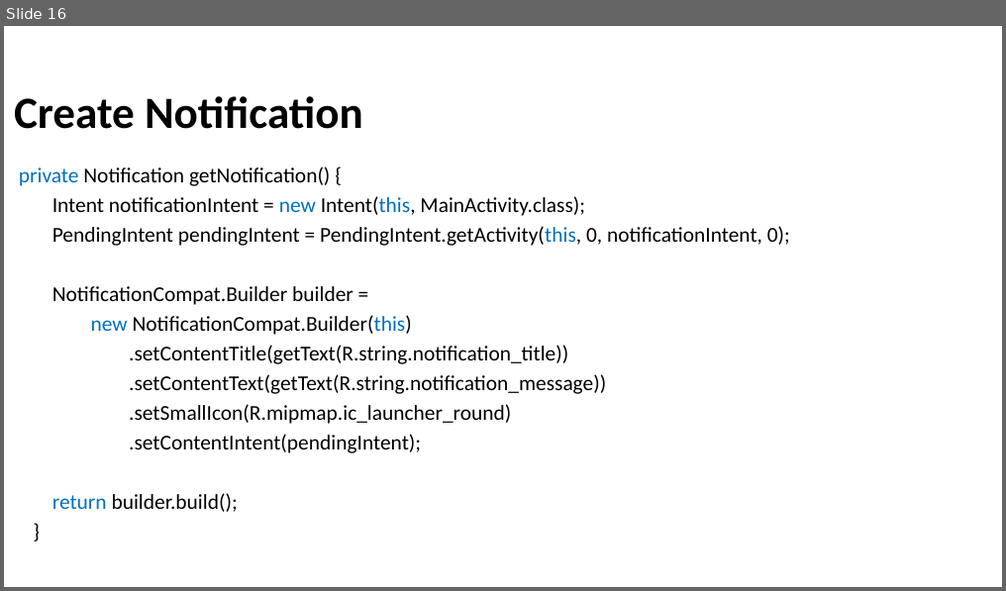
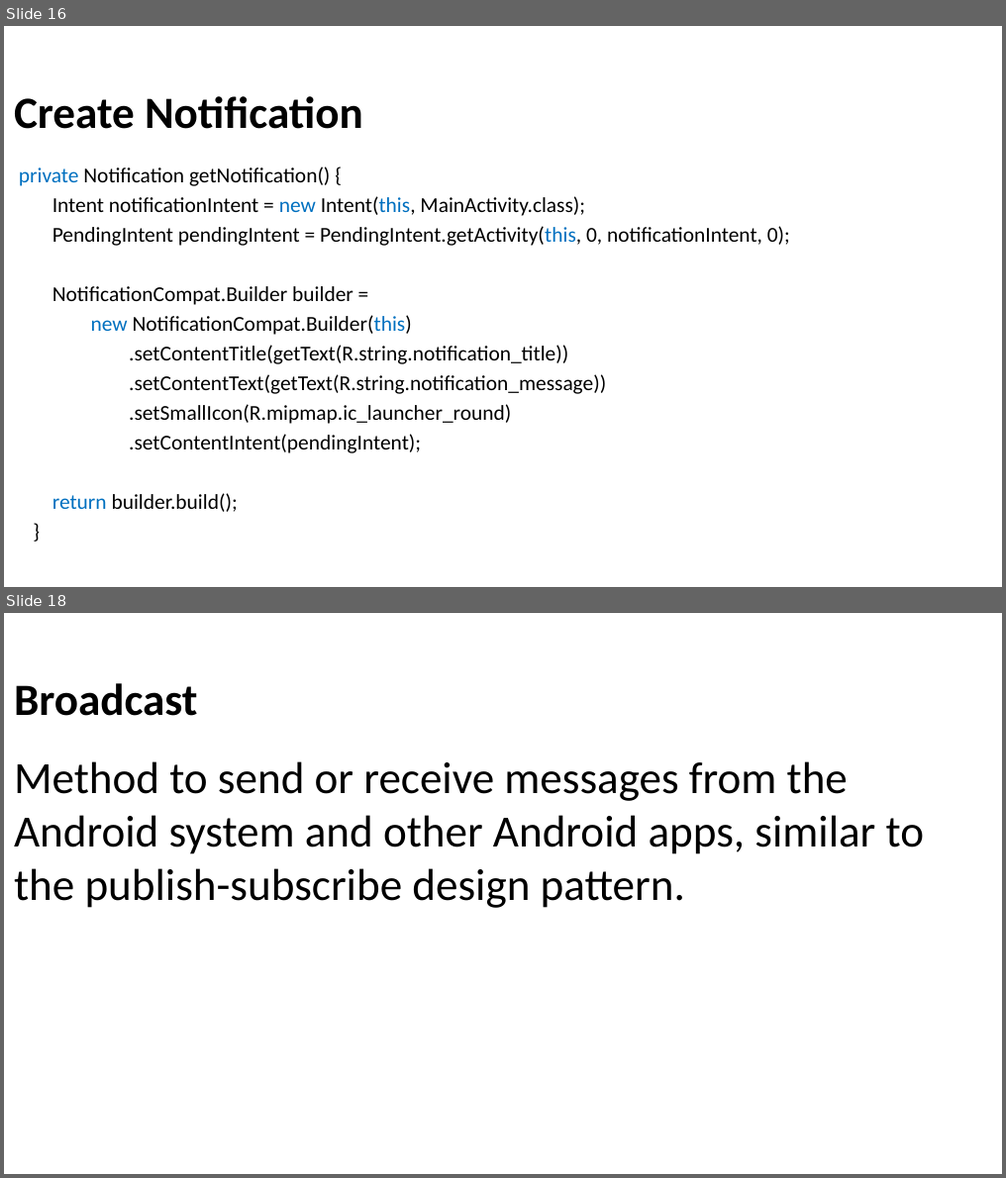
Before and after one commit to Batch-xx/Android-Lunch-Learn, a slide deck: slides/Services_Settings.pptx. Shown one above the other, each under a label of ours: slide 16 before the commit, slides 16 and 18 after it; the slides between them are not shown. The pictures are 1006x591 and 1006x1178 pixels, drawn with LibreOffice and Linux fonts; fonts in the diff are those of the drawing; background and template pictures are left out. Boxes give left, top, right and bottom in pixels: in the first picture for what was removed or moved away, otherwise in the second. Text is boxed around its words. In the diff, an @@ line names an element or a change of style, - is before the commit and + after.

Commit message:
added broadcast

```diff
--- a/slides/Services_Settings.pptx
+++ b/slides/Services_Settings.pptx
@@ slide 18 added at (4,613,1002,1174), background picture (left out) @@
@@ title added at (14,683,197,716), 43 pt, text #000000, bold @@
+Broadcast
@@ text added at (14,761,924,908), 43 pt, text #000000 @@
+Method to send or receive messages from the Android system and other Android apps, similar to the publish-subscribe design pattern.
```
Also in this commit, not shown: 1 slide changed, 2 other slides added, 2 other files.
